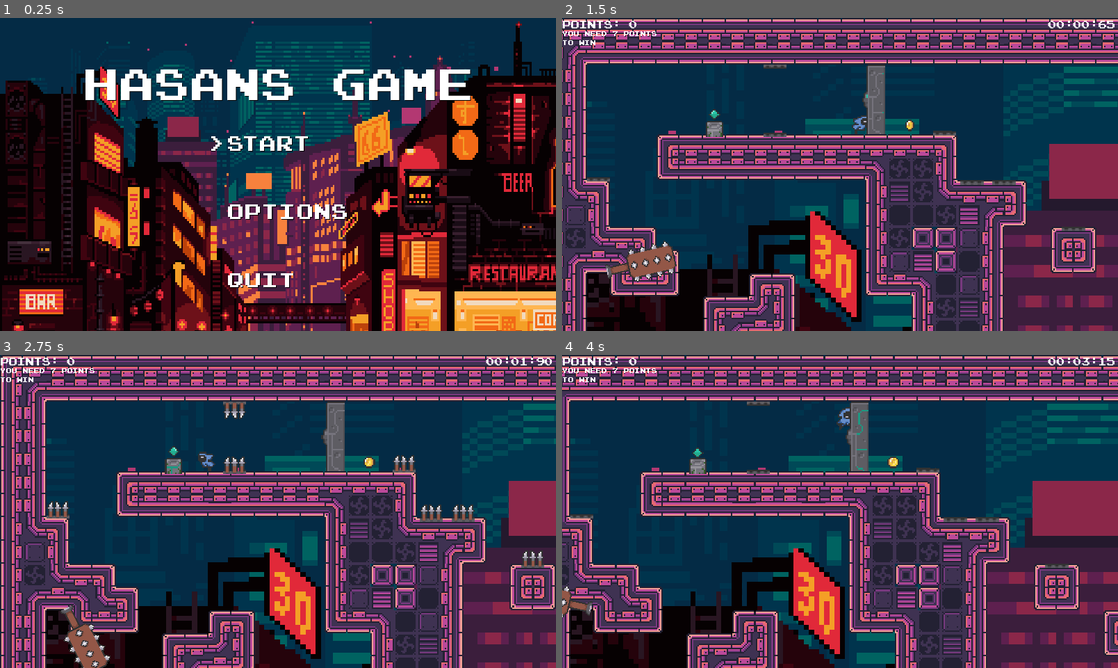
Above: before the commit, frames 1-4 (two rows, left to right).
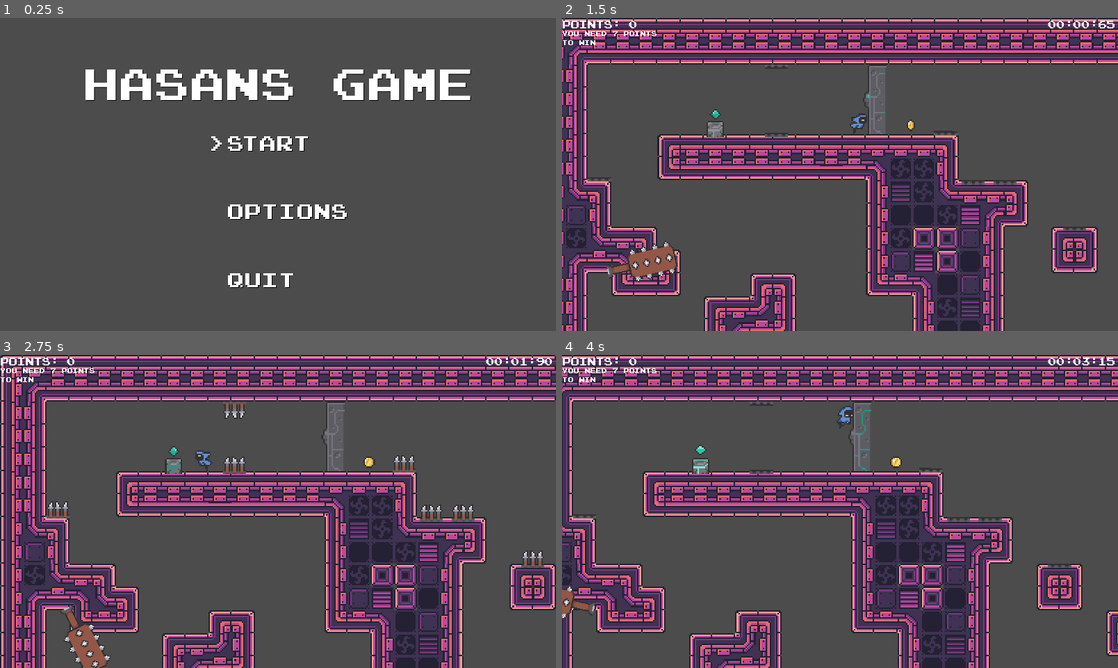
Above: after the commit, the same moments.

Repository: hasshe94/GodotPlatformer
Game: Godot game, scene res://Scenes/MainMenu.tscn
Two runs of this game, one before a commit and one after it. Both use one fixed random seed, a clock stepped at 60 frames per second and the inputs below. Sound files missing from this copy of the repository are replaced by a short silence.
Inputs:
- Up to frame 1 (0.25 s): no input
- Up to frame 2 (1.5 s): tap Enter (ui_accept) at 0.5 s; hold D (right) from 0.53 s (still down); tap Space (Jump) at 0.77 s
- Up to frame 3 (2.75 s): tap Space (Jump) at 1.52 s; release D (right) at 2.03 s; hold A (left) from 2.03 s (still down)
- Up to frame 4 (4 s): release A (left) at 2.78 s; hold D (right) from 2.78 s (still down); tap Space (Jump) at 3.02, 3.77 s

The runs differ from the first frame. In frame 1, 95% of the frame differs, in the area x 0-100%, y 0-100%; in frame 2, 63%; in frame 3, 48%; in frame 4, 71%.

Commit message:
I reimported my new backgrounds for better quality

Diff:
--- a/Scenes/MainMenu.tscn
+++ b/Scenes/MainMenu.tscn
@@ -1,6 +1,5 @@
-[gd_scene load_steps=12 format=2]
+[gd_scene load_steps=11 format=2]
 
-[ext_resource path="res://Sprites/cyberpunk-street-files/cyberpunk-street-files/PNG/cyberpunk-street.png" type="Texture" id=1]
 [ext_resource path="res://Scripts/MainMenu.gd" type="Script" id=2]
 
 [sub_resource type="DynamicFontData" id=109]
@@ -45,7 +44,6 @@
 [node name="Sprite" type="Sprite" parent="."]
 position = Vector2( 1373, 483 )
 scale = Vector2( 4.53147, 5.22766 )
-texture = ExtResource( 1 )
 
 [node name="CenterContainer" type="CenterContainer" parent="."]
 margin_right = 1280.0
--- a/Scenes/Player.tscn
+++ b/Scenes/Player.tscn
@@ -136,6 +136,10 @@
 "values": [ 8, 9, 10, 11, 12, 13 ]
 }
 
+[sub_resource type="CapsuleShape2D" id=10]
+radius = 5.0
+height = 4.0
+
 [node name="Player" type="KinematicBody2D" groups=["Player"]]
 script = ExtResource( 2 )
 
@@ -160,7 +164,8 @@
 [node name="DeathArea" type="CollisionPolygon2D" parent="DeathZone"]
 polygon = PoolVector2Array( -3, -6, 3, -6, 2, 7, 1, 8, 1, 4, -2, 4, -3, 8, -4, 8, -4, 5, -5, 4, -5, 2, -4, 2, -4, 0.328872, -4, -5 )
 
-[node name="CollisionPolygon2D" type="CollisionPolygon2D" parent="."]
-polygon = PoolVector2Array( -4, 7, 2, 7, 2, 3, 2, -6, 1, -7, -3, -7, -4, -4 )
+[node name="CollisionShape2D" type="CollisionShape2D" parent="."]
+position = Vector2( -1, 1 )
+shape = SubResource( 10 )
 
 [connection signal="area_entered" from="DeathZone" to="." method="_on_DeathZone_area_entered"]
--- a/Scenes/World.tscn
+++ b/Scenes/World.tscn
@@ -10,13 +10,11 @@
 [ext_resource path="res://Scripts/SpinningBlade.gd" type="Script" id=8]
 [ext_resource path="res://Scenes/SavePoint.tscn" type="PackedScene" id=9]
 [ext_resource path="res://Scripts/World.gd" type="Script" id=10]
-[ext_resource path="res://Sprites/cyberpunk-street-files/cyberpunk-street-files/PNG/layers/far-buildings.png" type="Texture" id=11]
 [ext_resource path="res://Scripts/DoorAndButton.gd" type="Script" id=12]
 [ext_resource path="res://Sprites/strange_door_opening_anim_strip_14.png" type="Texture" id=13]
 [ext_resource path="res://Sprites/buttom_pressed.png" type="Texture" id=14]
 [ext_resource path="res://Sprites/buttom.png" type="Texture" id=15]
 [ext_resource path="res://Sprites/strange_door_closed_anim_strip_10.png" type="Texture" id=16]
-[ext_resource path="res://Sprites/cyberpunk-street-files/cyberpunk-street-files/PNG/layers/foreground.png" type="Texture" id=18]
 [ext_resource path="res://Sprites/Wasteland-Files.png" type="Texture" id=19]
 [ext_resource path="res://Sprites/dark_castle_tileset.png" type="Texture" id=20]
 [ext_resource path="res://Scenes/DeathWater.tscn" type="PackedScene" id=21]
@@ -32,7 +30,6 @@
 [ext_resource path="res://Sprites/Animation Pack/Energy ball/EnergyBall.png" type="Texture" id=31]
 [ext_resource path="res://Scenes/SpikeTrapDifferentTiming.tscn" type="PackedScene" id=32]
 [ext_resource path="res://Scenes/CoinPoints.tscn" type="PackedScene" id=33]
-[ext_resource path="res://Sprites/cyberpunk-street-files/cyberpunk-street-files/PNG/layers/back-buildings.png" type="Texture" id=34]
 
 [sub_resource type="DynamicFontData" id=113]
 font_path = "res://OtherAssets/joystix monospace.ttf"
@@ -1557,18 +1554,15 @@
 [node name="Layer1" type="Sprite" parent="Background"]
 position = Vector2( 592.5, 321 )
 scale = Vector2( 5.2539, 3.98958 )
-texture = ExtResource( 11 )
 
 [node name="Layer2" type="Sprite" parent="Background"]
 position = Vector2( 579, 1038.22 )
 scale = Vector2( 5.42187, 4.17188 )
-texture = ExtResource( 34 )
 offset = Vector2( 0, -178.989 )
 
 [node name="Layer3" type="Sprite" parent="Background"]
 position = Vector2( 627.5, 369.5 )
 scale = Vector2( 3.55966, 3.32813 )
-texture = ExtResource( 18 )
 
 [node name="CanvasLayer" type="CanvasLayer" parent="."]
 
Not shown: 1 places in Scenes/Player.tscn that only renumber resources
Not shown: 1 places in Scenes/World.tscn that only renumber resources
Binary file removed: Sprites/cyberpunk-street-files/cyberpunk-street-files/PNG/cyberpunk-street.png
Not shown, removed: Sprites/cyberpunk-street-files/cyberpunk-street-files/PNG/cyberpunk-street.png.import
Binary file removed: Sprites/cyberpunk-street-files/cyberpunk-street-files/PNG/layers/back-buildings.png
Not shown, removed: Sprites/cyberpunk-street-files/cyberpunk-street-files/PNG/layers/back-buildings.png.import
Binary file removed: Sprites/cyberpunk-street-files/cyberpunk-street-files/PNG/layers/far-buildings.png
Not shown, removed: Sprites/cyberpunk-street-files/cyberpunk-street-files/PNG/layers/far-buildings.png.import
Binary file removed: Sprites/cyberpunk-street-files/cyberpunk-street-files/PNG/layers/foreground.png
Not shown, removed: Sprites/cyberpunk-street-files/cyberpunk-street-files/PNG/layers/foreground.png.import
Not shown, removed: Sprites/cyberpunk-street-files/cyberpunk-street-files/music/cyberpunk-street.mp3.import
Not shown, removed: Sprites/cyberpunk-street-files/cyberpunk-street-files/music/cyberpunk-street.ogg.import
(and 4 more such lines)
